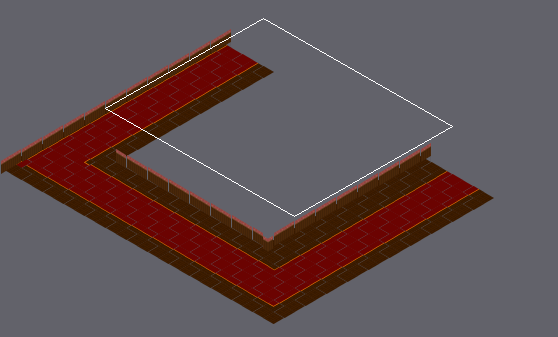
One commit to this Tiled map (JSON): assets/tiledmap/Levels/level3.json. The first picture is a wide view before the edit; the outline marks the close-up.
Close-up. The starting point:
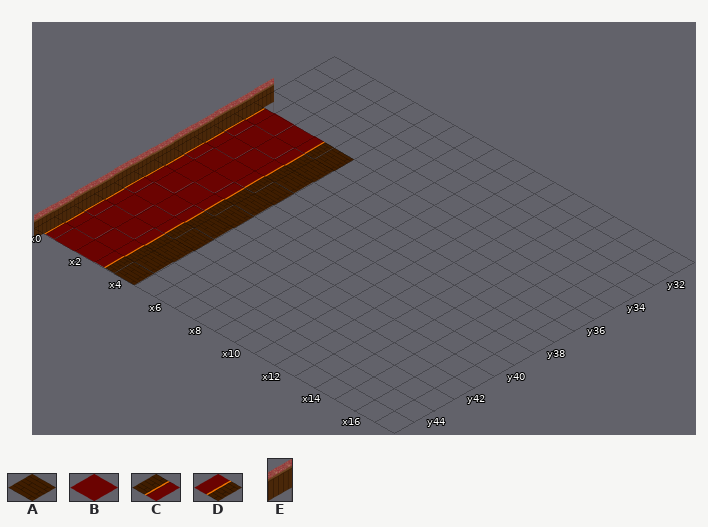
Cells are 182x104 px. Isometric: x runs down to the right, y down to the left. Shown: x 0..17, y 31..45. The commit also changed other parts of the map, which this record leaves out.
Key: from "floor": A 0, B 1, C 4, D 8; from "wall": E 1 flipped left-right.
_ is an empty cell.
Layer "floor" before, first column x 0:
31 __________________
32 __________________
33 __________________
34 __________________
35 CBBDA_____________
36 CBBDA_____________
37 CBBDA_____________
38 CBBDA_____________
39 CBBDA_____________
40 CBBDA_____________
41 CBBDA_____________
42 CBBDA_____________
43 CBBDA_____________
44 CBBDA_____________
45 CBBDA_____________
Layer "wall" before, first column x 0:
31 __________________
32 __________________
33 __________________
34 E_________________
35 E_________________
36 E_________________
37 E_________________
38 E_________________
39 E_________________
40 E_________________
41 E_________________
42 E_________________
43 E_________________
44 E_________________
45 E_________________
Once edited:
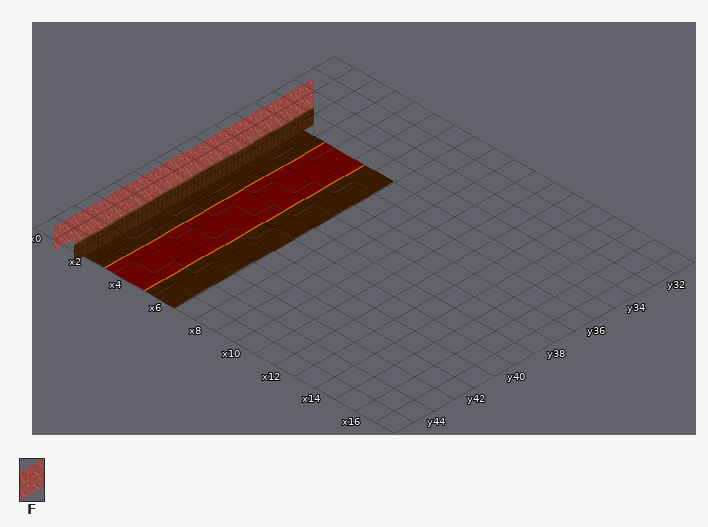
Further tiles: from "wall": F 3 flipped left-right.
Edits made:
Changed rows in their new state; . is an unchanged cell.
Layer "floor":
first column x 0:
35 __ACBDA
36 __ACBDA
37 __ACBDA
38 __ACBDA
39 __ACBDA
40 __ACBDA
41 __ACBDA
42 __ACBDA
43 __ACBDA
44 __ACBDA
45 __ACBDA
Layer "wall":
first column x 0:
33 .F.
34 _FE
35 _FE
36 _FE
37 _FE
38 _FE
39 _FE
40 _FE
41 _FE
42 _FE
43 _FE
44 _FE
45 _FE
Pixel boxes of the changes (left, top, right, bottom) in both close-ups:
changed: (34, 78, 394, 308)
